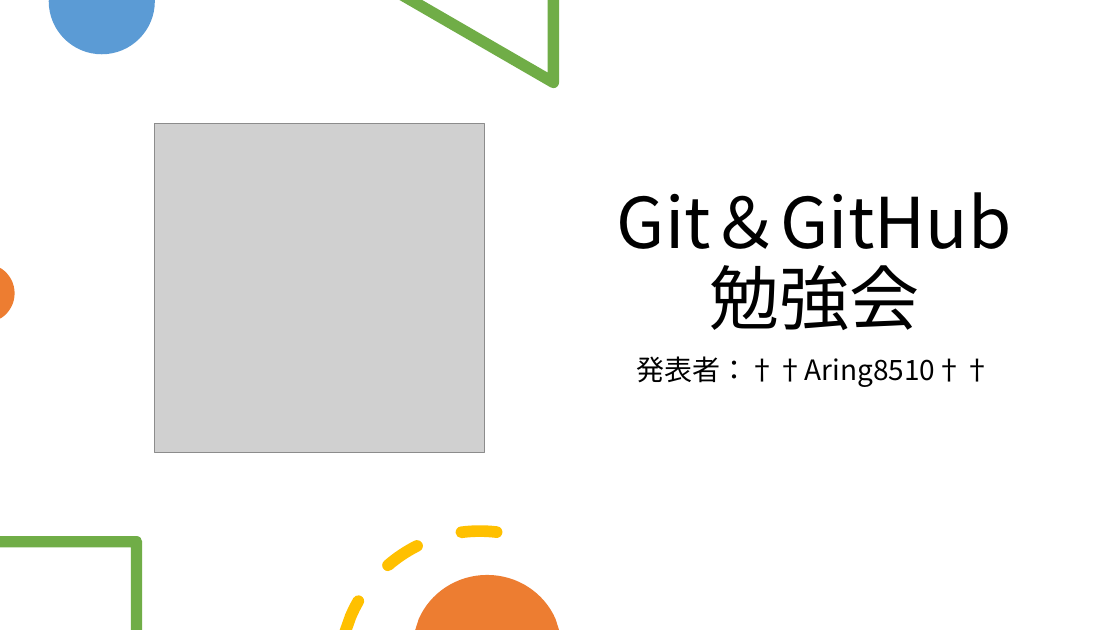
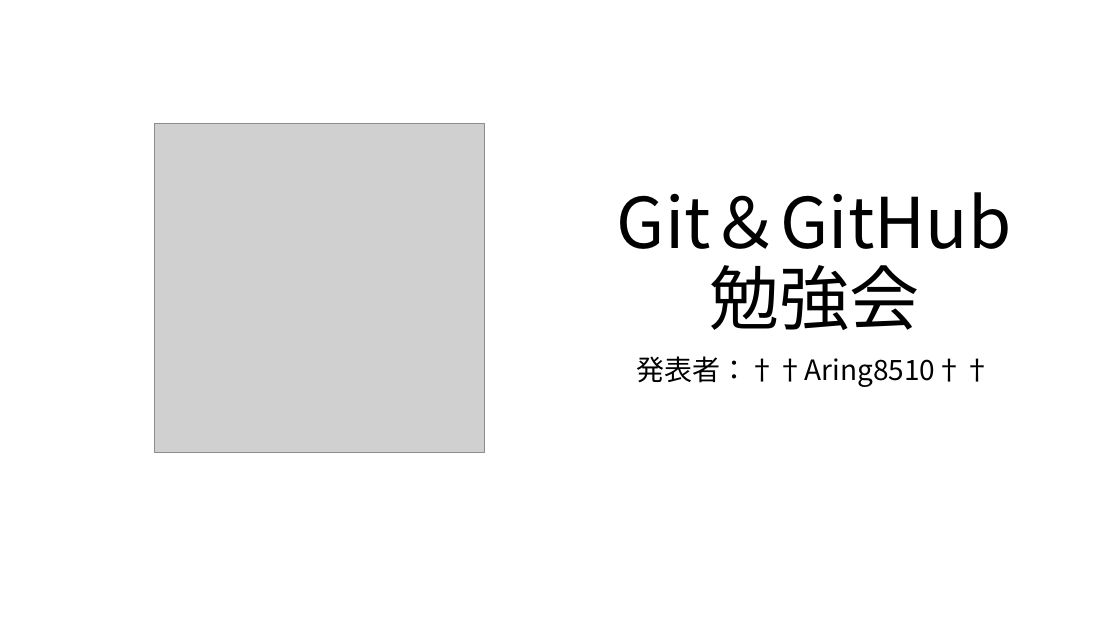
Before and after one commit to maru0519/git-edu, a slide deck: slide 1 of siryou.pptx. Drawn at 1120x630 pixels with LibreOffice and Linux fonts; fonts in the diff are those of the drawing; grey boxes stand for pictures. Boxes give left, top, right and bottom in pixels: in the first picture for what was removed or moved away, otherwise in the second. Text is boxed around its words. In the diff, an @@ line names an element or a change of style, - is before the commit and + after.

```diff
--- a/siryou.pptx
+++ b/siryou.pptx
@@ freeform shape removed at (x1=49, y1=0, x2=155, y2=55) @@
@@ freeform shape removed at (x1=400, y1=0, x2=560, y2=88) @@
@@ freeform shape removed at (x1=0, y1=268, x2=14, y2=318) @@
@@ freeform shape removed at (x1=0, y1=536, x2=142, y2=630) @@
@@ freeform shape removed at (x1=339, y1=525, x2=502, y2=630) @@
@@ freeform shape removed at (x1=415, y1=575, x2=559, y2=630) @@
```
Also in this commit, not shown: 16 other slides changed, 16 slides added, 1 slide removed, 1 other file.
